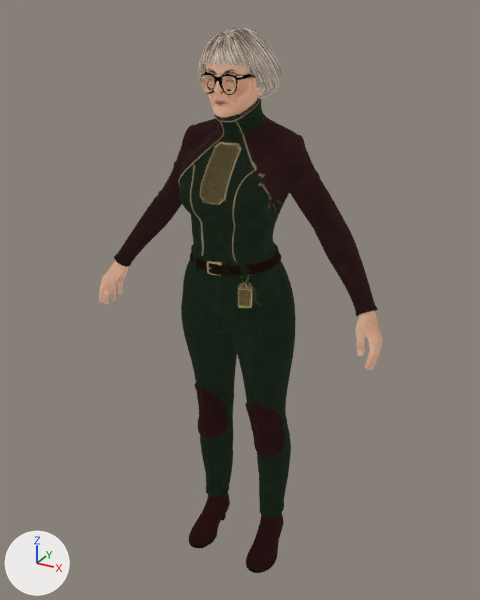
The glTF model game/assets/characters/mae_kessler/mae_kessler.gltf, before and after one commit.
Before and after are seen from a 50 mm camera at (0.894, -1.602, 1.745) aimed at (-0.007, 0.035, 0.927). Every picture has the same lights, and +X, +Y and +Z are marked at lower left. The first picture is the older version. Where no turn or scale is listed for an object, it has been applied to the vertices.

Names of what the first picture shows: 'char1'.
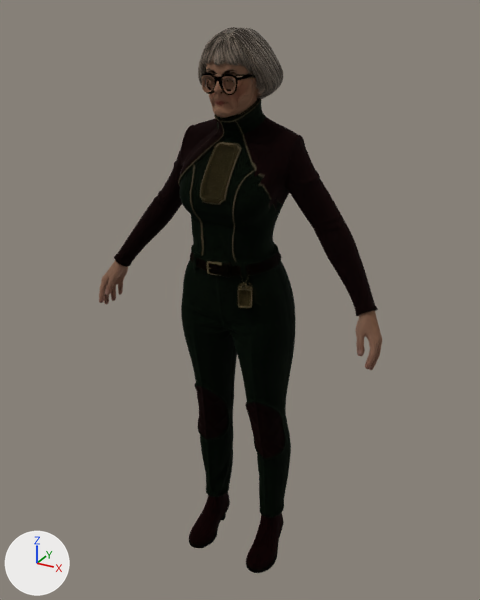
Diff of the bpy script that builds the scene:
```diff
--- a/game/assets/characters/mae_kessler/mae_kessler.gltf.py
+++ b/game/assets/characters/mae_kessler/mae_kessler.gltf.py
@@ mat_material_1 @@
 n0 = _N.new('ShaderNodeBsdfPrincipled'); n0.name = 'Principled BSDF'
 n0.inputs[2].default_value = 1.0  # 'Roughness'
-n0.inputs[28].default_value = 1.0  # 'Emission Strength'
 n1 = _N.new('ShaderNodeOutputMaterial'); n1.name = 'Material Output'
@@ mat_material_1 @@
 n2 = _N.new('ShaderNodeTexImage'); n2.name = 'Image Texture'
 n2.image = img_texture_0
-n3 = _N.new('ShaderNodeTexImage'); n3.name = 'Image Texture.001'
-n3.image = img_texture_0
 _L.new(n0.outputs[0], n1.inputs[0])  # 'BSDF' to 'Surface'
-_L.new(n2.outputs[0], n0.inputs[27])  # 'Color' to 'Emission Color'
-_L.new(n3.outputs[0], n0.inputs[0])  # 'Color' to 'Base Color'
+_L.new(n2.outputs[0], n0.inputs[0])  # 'Color' to 'Base Color'
```

What differs and where, as boxes [x1, y1, x2, y2] in the pictures (480 x 600 px):
'char1', surface changed (darker)
    both: [99, 27, 382, 573]
